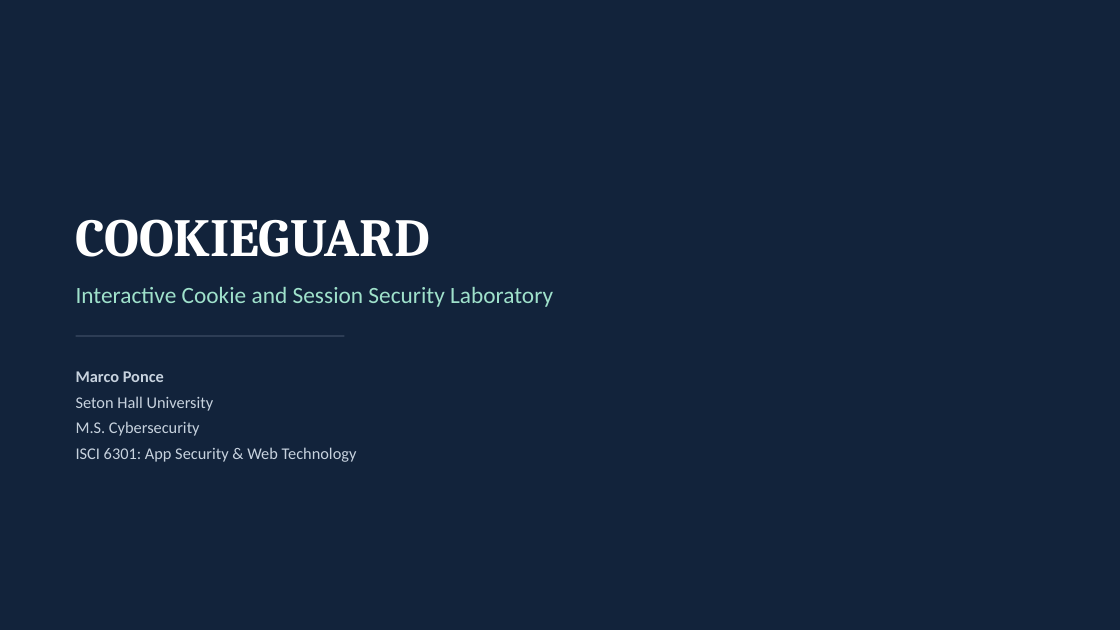
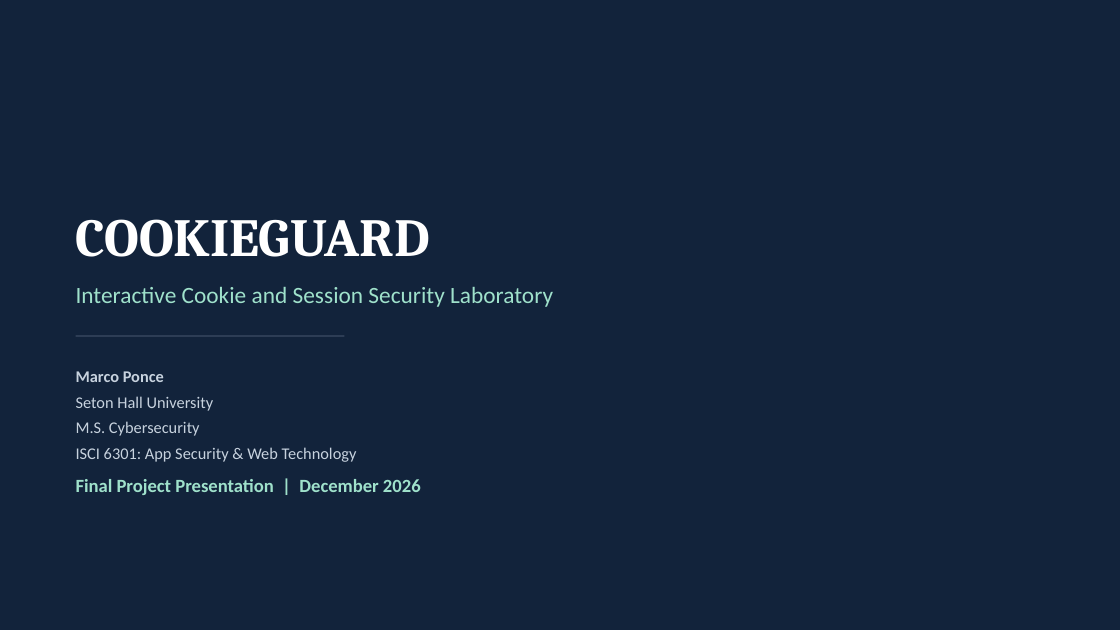
Before and after one commit to poncema4/CookieGuard, a slide deck: slide 1 of docs/submission/CookieGuard_Presentation.pptx. Drawn at 1120x630 pixels with LibreOffice and Linux fonts; fonts in the diff are those of the drawing. Boxes give left, top, right and bottom in pixels: in the first picture for what was removed or moved away, otherwise in the second. Text is boxed around its words. In the diff, an @@ line names an element or a change of style, - is before the commit and + after.

```diff
--- a/docs/submission/CookieGuard_Presentation.pptx
+++ b/docs/submission/CookieGuard_Presentation.pptx
@@ text added at [76, 479, 421, 495], 16 pt, text #9FE1CB, bold @@
+Final Project Presentation | December 2026
```
Also in this commit, not shown: 8 slides added, 7 slides removed, 2 other files.
